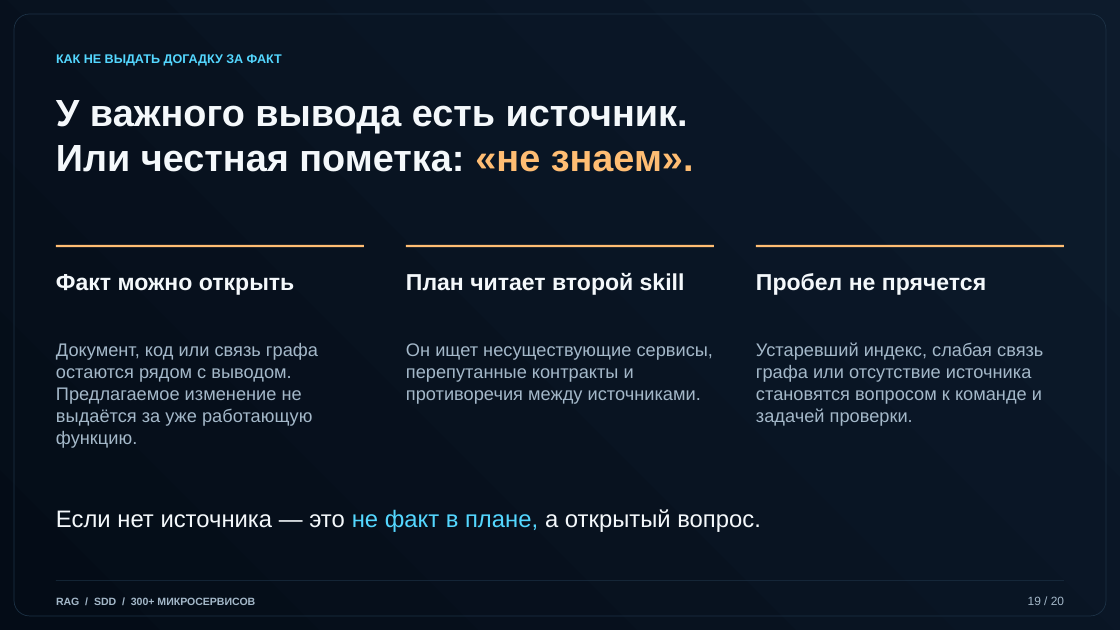
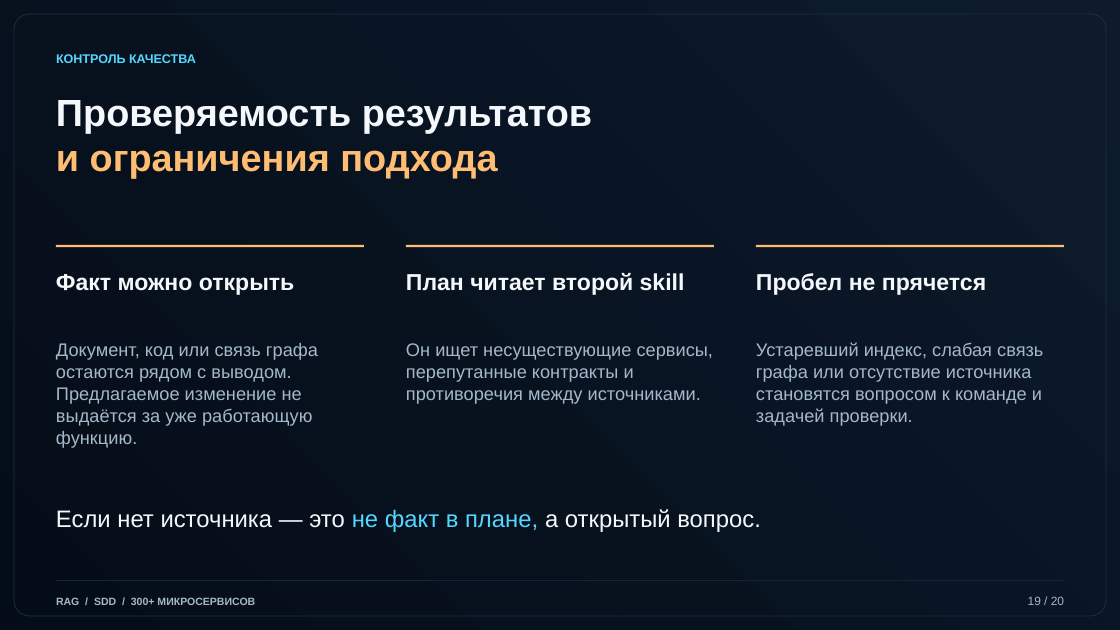
Before and after one commit to arptra/kb-rag-mcp, a slide deck: slide 19 of docs/corporate-rag-presentation.pptx. Drawn at 1120x630 pixels with LibreOffice and Linux fonts; fonts in the diff are those of the drawing. Boxes give left, top, right and bottom in pixels: in the first picture for what was removed or moved away, otherwise in the second. Text is boxed around its words. In the diff, an @@ line names an element or a change of style, - is before the commit and + after.

```diff
--- a/docs/corporate-rag-presentation.pptx
+++ b/docs/corporate-rag-presentation.pptx
@@ text at <box>56,54,196,63</box>: text changed @@
-КАК НЕ ВЫДАТЬ ДОГАДКУ ЗА ФАКТ
+КОНТРОЛЬ КАЧЕСТВА
@@ text at <box>56,100,592,178</box>: text changed @@
-У важного вывода есть источник.
-Или честная пометка: «не знаем».
+Проверяемость результатов
+и ограничения подхода
```
Also in this commit, not shown: 19 other slides changed.
